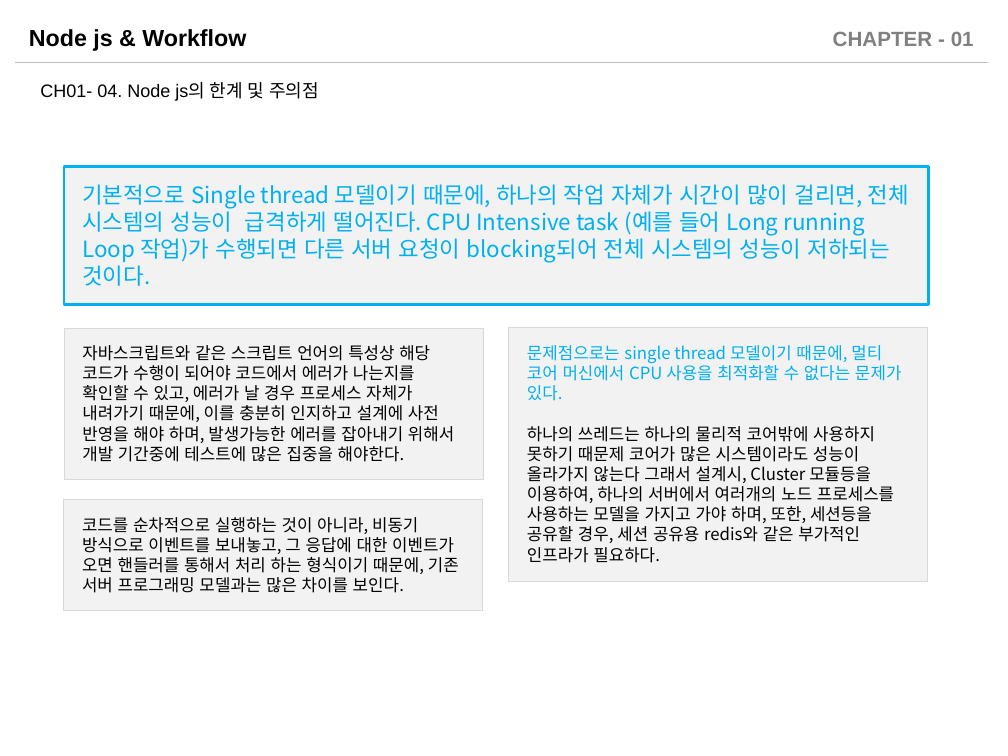
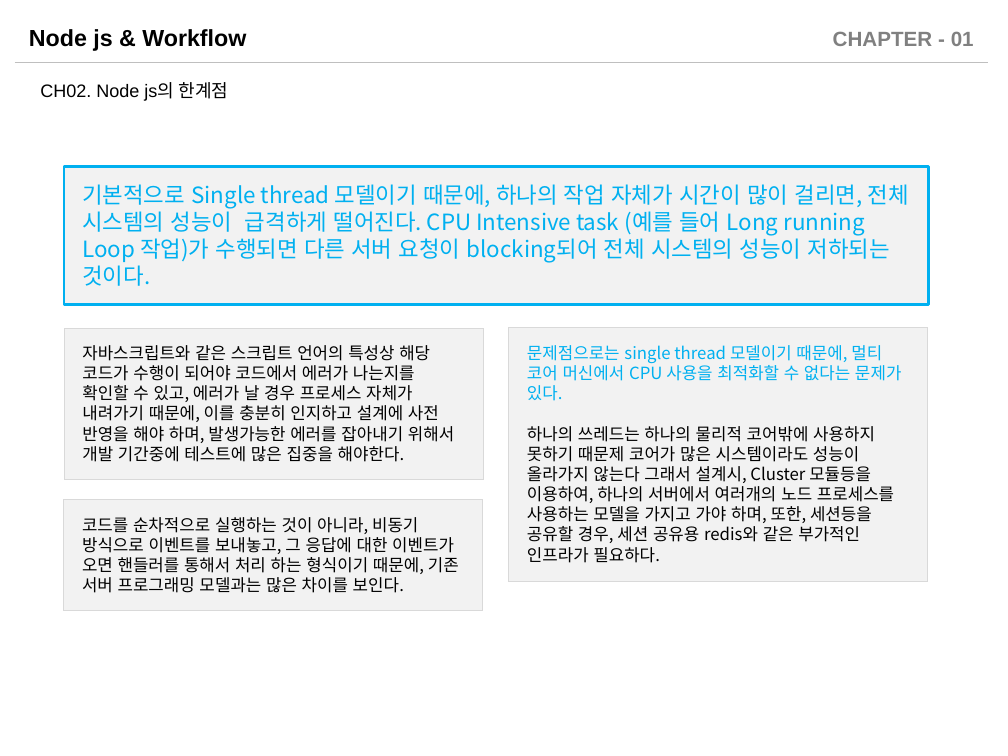
Before and after one commit to sabin21/NodeJS_Workflow_Study, a slide deck: slide 15 of CH01_Nodejs_Intro.pptx (slide 13 before the commit). Drawn at 1008x756 pixels with LibreOffice and Linux fonts; fonts in the diff are those of the drawing. Boxes give left, top, right and bottom in pixels: in the first picture for what was removed or moved away, otherwise in the second. Text is boxed around its words. In the diff, an @@ line names an element or a change of style, - is before the commit and + after.

```diff
--- a/CH01_Nodejs_Intro.pptx
+++ b/CH01_Nodejs_Intro.pptx
@@ text at (40, 82, 229, 101): text changed @@
-CH01- 04. Node js의 한계 및 주의점
+CH02. Node js의 한계점
```
Also in this commit, not shown: 14 other slides changed, 8 slides added, 3 other files.
